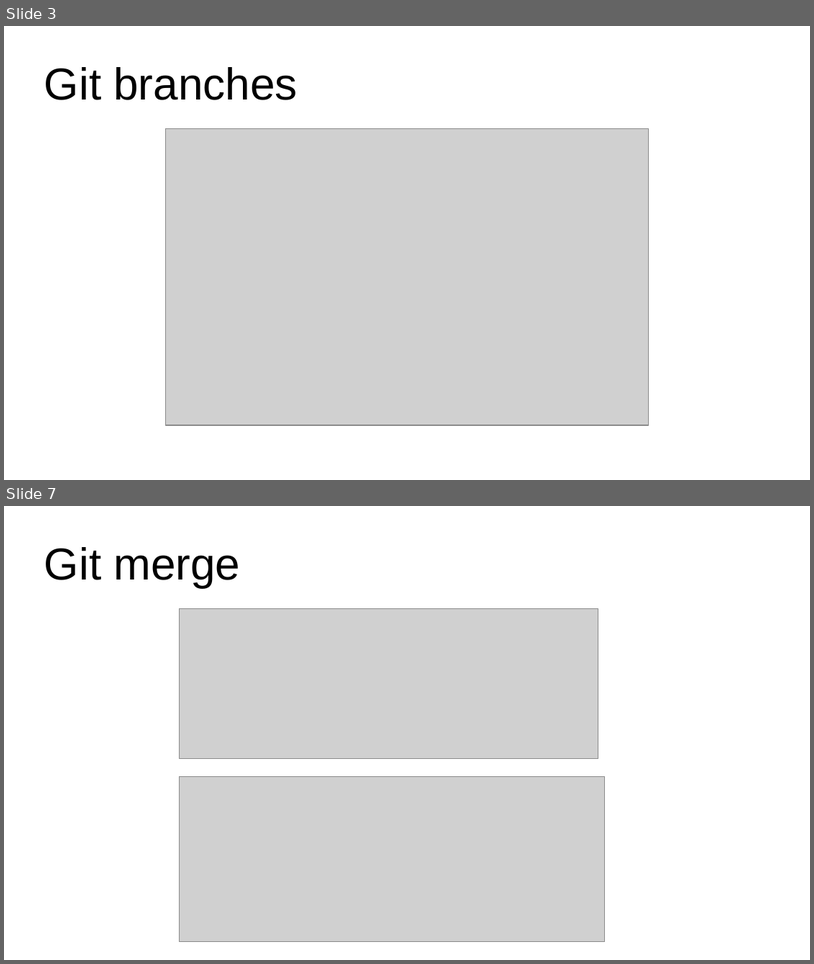
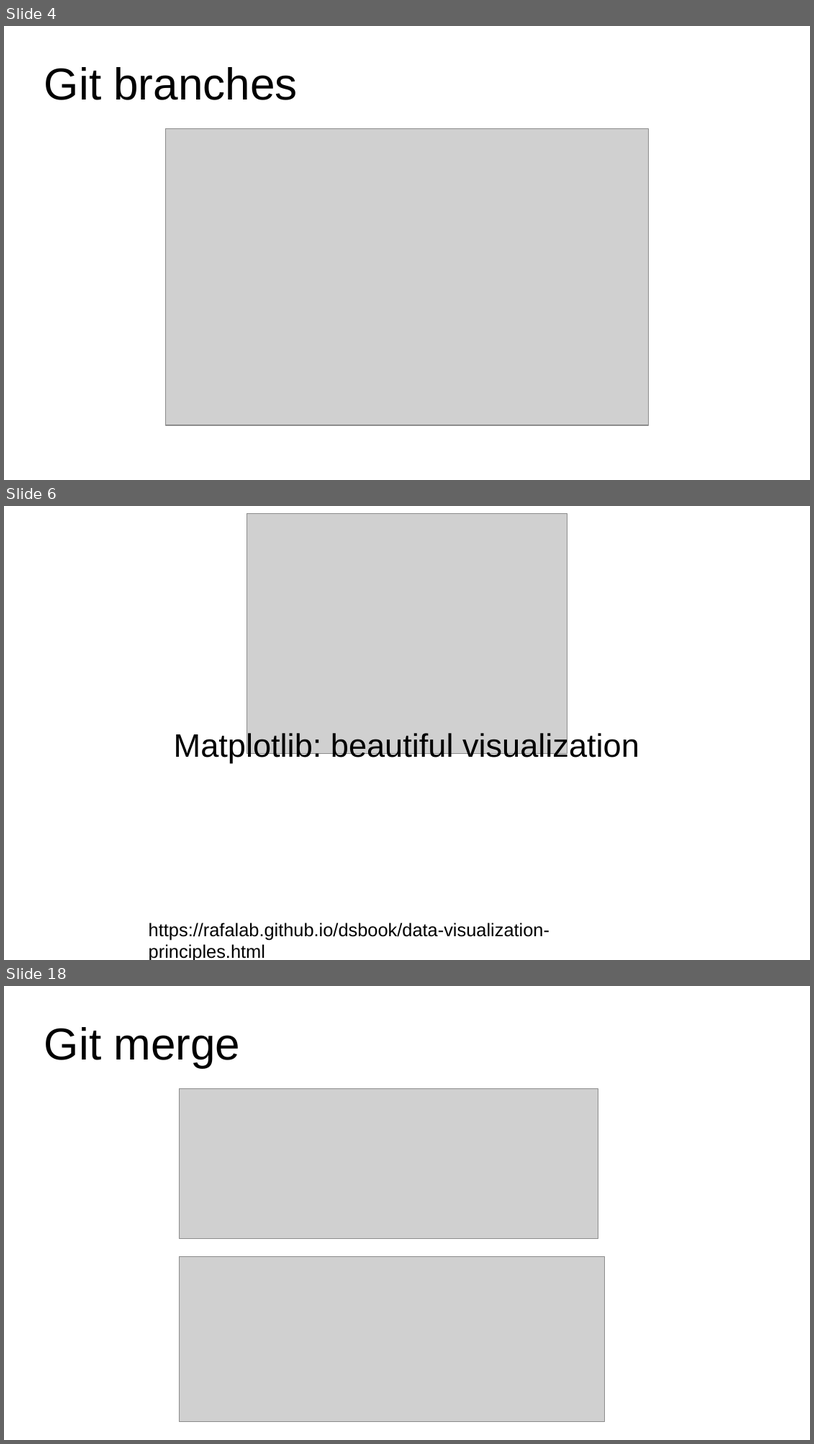
Before and after one commit to DzygaSkoryk/astronomy_python, a slide deck: Git_slides.odp. Shown one above the other, each under a label of ours: slides 3 and 7 before the commit, slides 4, 6 and 18 after it; the slides between them are not shown. The pictures are 814x964 and 814x1444 pixels, drawn with LibreOffice and Linux fonts; fonts in the diff are those of the drawing; grey boxes stand for pictures. Boxes give left, top, right and bottom in pixels: in the first picture for what was removed or moved away, otherwise in the second. Text is boxed around its words. In the diff, an @@ line names an element or a change of style, - is before the commit and + after.

```diff
--- a/Git_slides.odp
+++ b/Git_slides.odp
@@ slide 6 added at [4, 506, 810, 960], background #FFFFFF @@
@@ picture added at [247, 513, 568, 754] @@
@@ subtitle added at [174, 731, 640, 762], 32 pt, text #000000 @@
+Matplotlib: beautiful visualization
@@ text added at [149, 922, 550, 960], 18 pt, text #000000 @@
+https://rafalab.github.io/dsbook/data-visualization-principles.html
@@ what was slide 3 is now slide 4 @@
@@ what was slide 7 is now slide 18 @@
```
Also in this commit, not shown: 3 slides changed, 12 other slides added, 1 slide removed, 4 other files.
